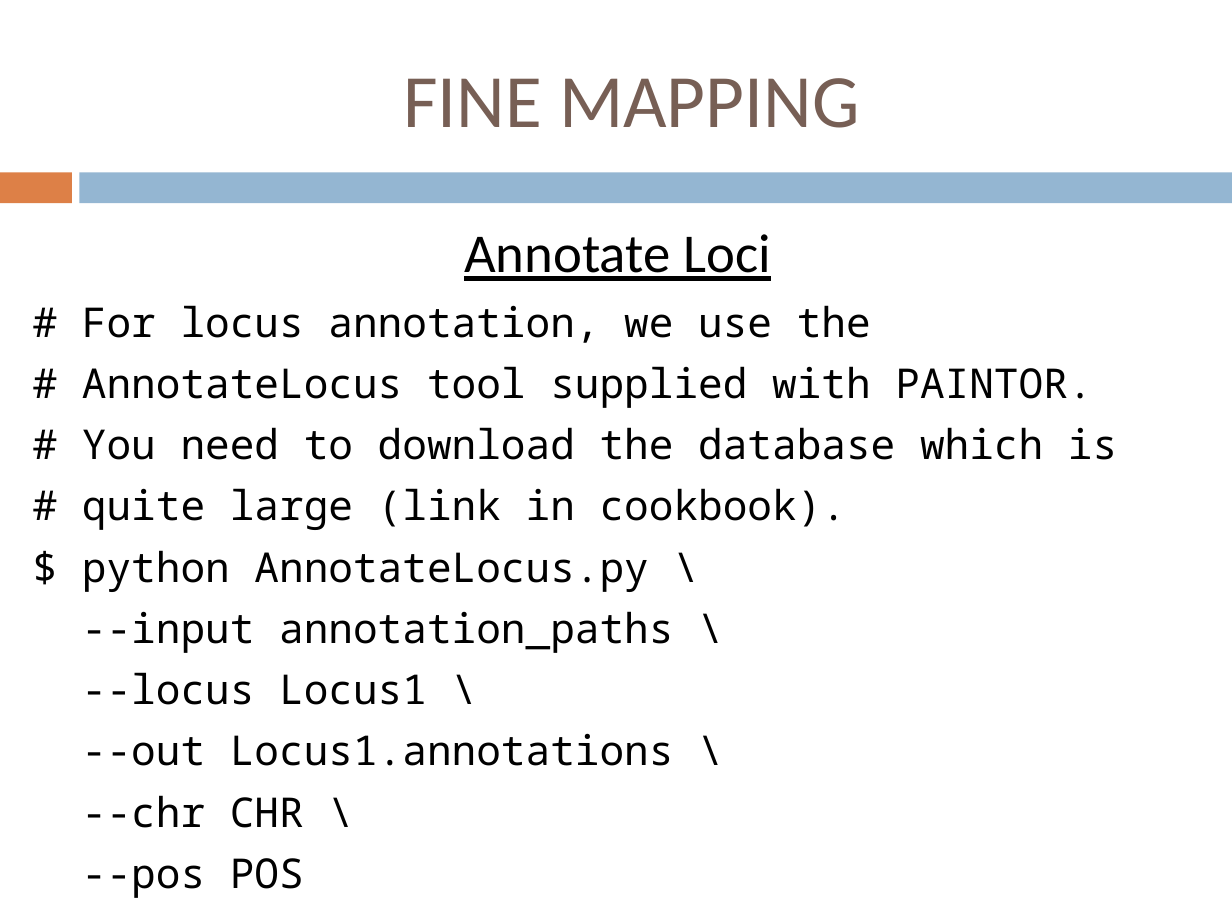
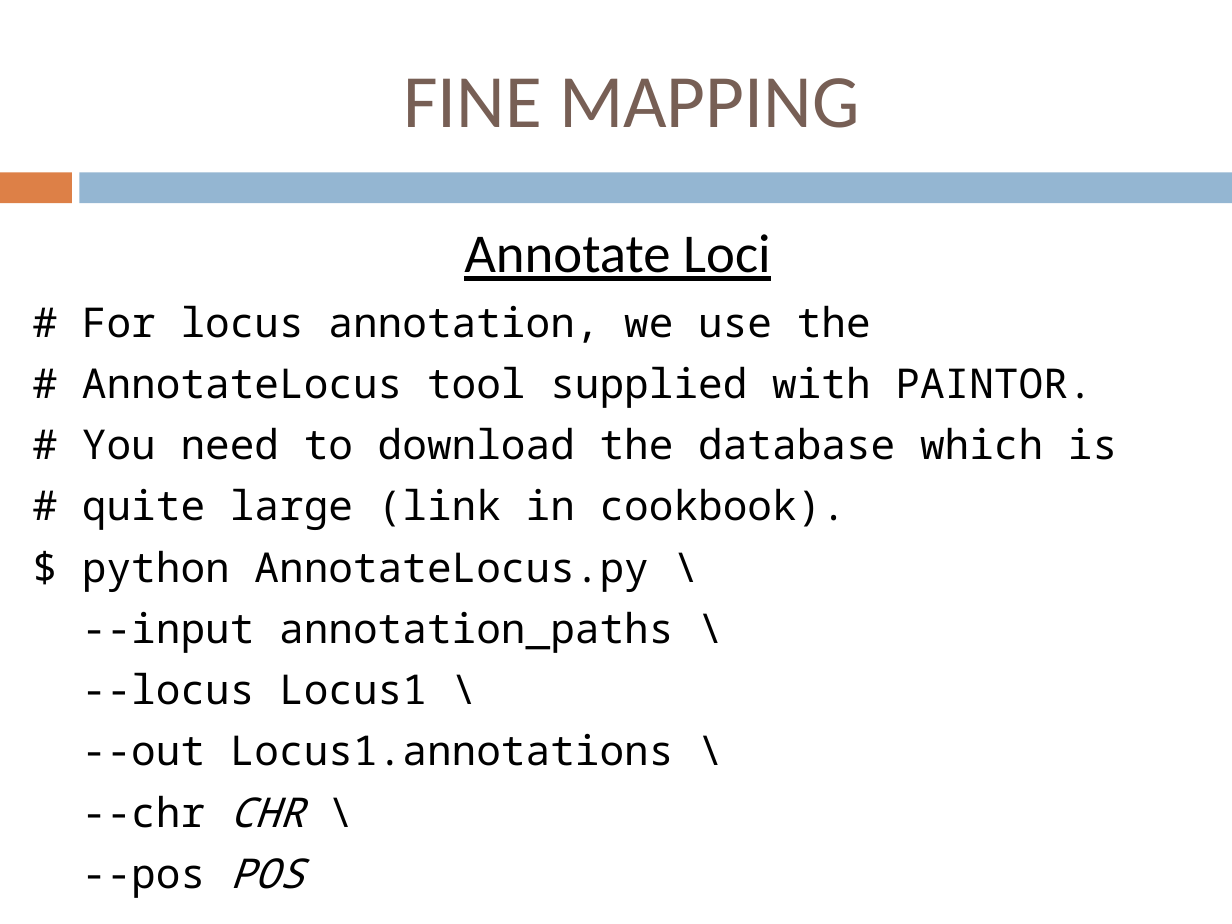
Before and after one commit to jdidion/OpenBioinformaticsWorkshops, a slide deck: slide 30 of development/AdvancedDNASeq/slides/Part6_Annotation.pptx. Drawn at 1232x924 pixels with LibreOffice and Linux fonts; fonts in the diff are those of the drawing. Boxes give left, top, right and bottom in pixels: in the first picture for what was removed or moved away, otherwise in the second. Text is boxed around its words. In the diff, an @@ line names an element or a change of style, - is before the commit and + after.

Commit message:
update slides

```diff
--- a/development/AdvancedDNASeq/slides/Part6_Annotation.pptx
+++ b/development/AdvancedDNASeq/slides/Part6_Annotation.pptx
@@ text at [82,795,304,898]: italic on in "CHR", "POS" @@
```
